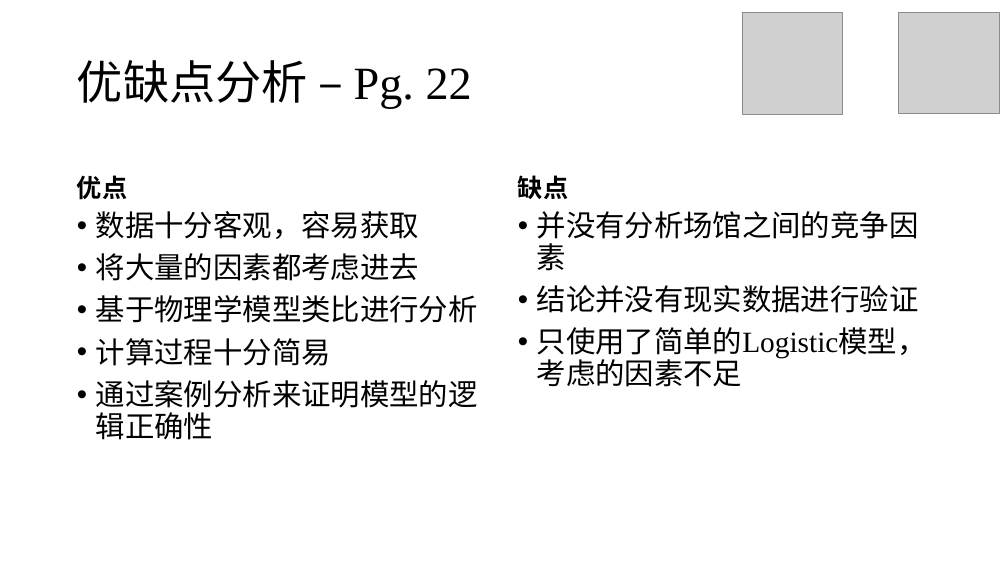
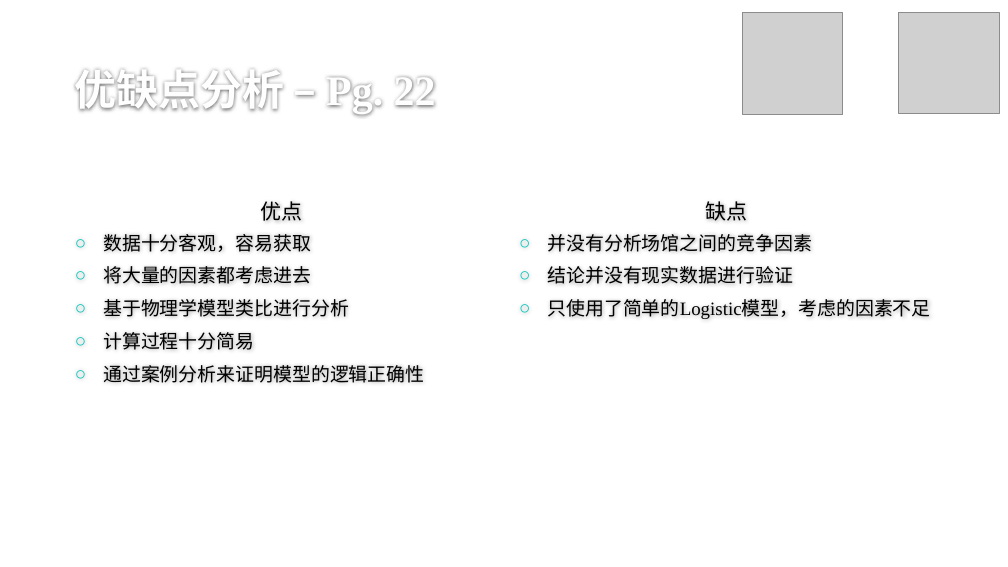
Before and after one commit to stOOrz-Science-Mind/2019_HiMCM_A_10005, a slide deck: slide 43 of 10005.pptx (slide 42 before the commit). Drawn at 1008x567 pixels with LibreOffice and Linux fonts; fonts in the diff are those of the drawing; grey boxes stand for pictures; background and template pictures are left out. Boxes give left, top, right and bottom in pixels: in the first picture for what was removed or moved away, otherwise in the second. Text is boxed around its words. In the diff, an @@ line names an element or a change of style, - is before the commit and + after.

```diff
--- a/10005.pptx
+++ b/10005.pptx
@@ title "优缺点分析 – Pg. 22" moved from (x1=77, y1=60, x2=472, y2=109) to (x1=75, y1=70, x2=436, y2=113) @@
@@ title "优缺点分析 – Pg. 22" at (x1=75, y1=70, x2=436, y2=113): size 44 to 40 pt, text colour #000000 to #FEFEFE, bold on; line spacing 0.9 to 1; vertical alignment middle to bottom @@
@@ text "优点" moved from (x1=77, y1=175, x2=127, y2=200) to (x1=261, y1=201, x2=303, y2=221) @@
@@ text "优点" at (x1=261, y1=201, x2=303, y2=221): size 24 to 20 pt, bold off; alignment left to centre; line spacing 0.9 to 1 @@
@@ text "缺点" at (x1=705, y1=201, x2=747, y2=221): size 24 to 20 pt, bold off; alignment left to centre; line spacing 0.9 to 1 @@
@@ text "缺点" moved from (x1=518, y1=175, x2=568, y2=199) to (x1=705, y1=201, x2=747, y2=221) @@
@@ text "数据十分客观，容易获取" moved from (x1=96, y1=211, x2=478, y2=440) to (x1=103, y1=234, x2=424, y2=383) @@
@@ text "数据十分客观，容易获取" at (x1=103, y1=234, x2=424, y2=383): size 28 to 18 pt; bullet • to ○; line spacing 0.9 to 1 @@
@@ text "并没有分析场馆之间的竞争因素" at (x1=547, y1=234, x2=930, y2=319): size 28 to 18 pt; bullet • to ○; line spacing 0.9 to 1 @@
@@ text "并没有分析场馆之间的竞争因素" moved from (x1=537, y1=211, x2=927, y2=387) to (x1=547, y1=234, x2=930, y2=319) @@
```
Also in this commit, not shown: 43 other slides changed, 1 slide added.
